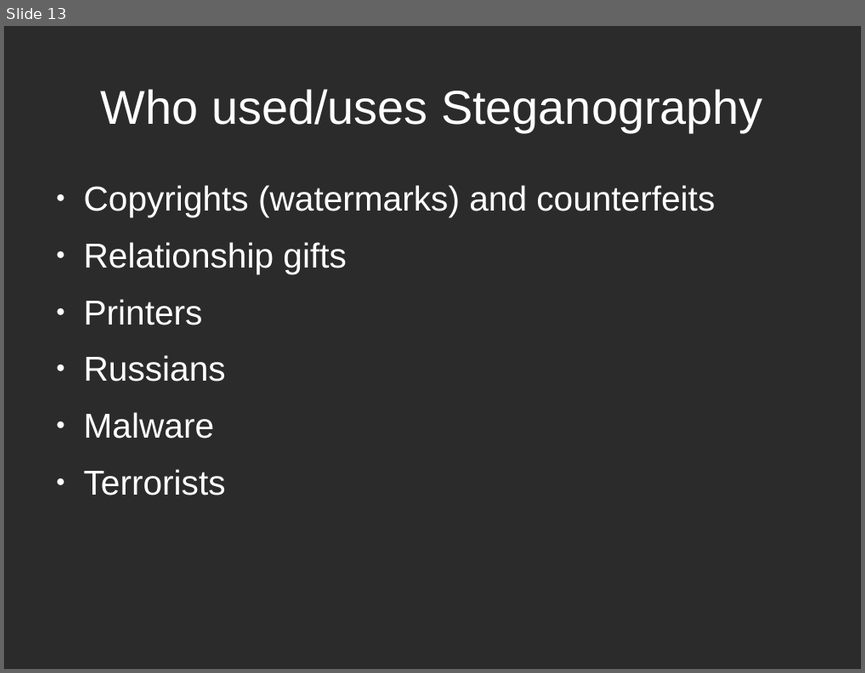
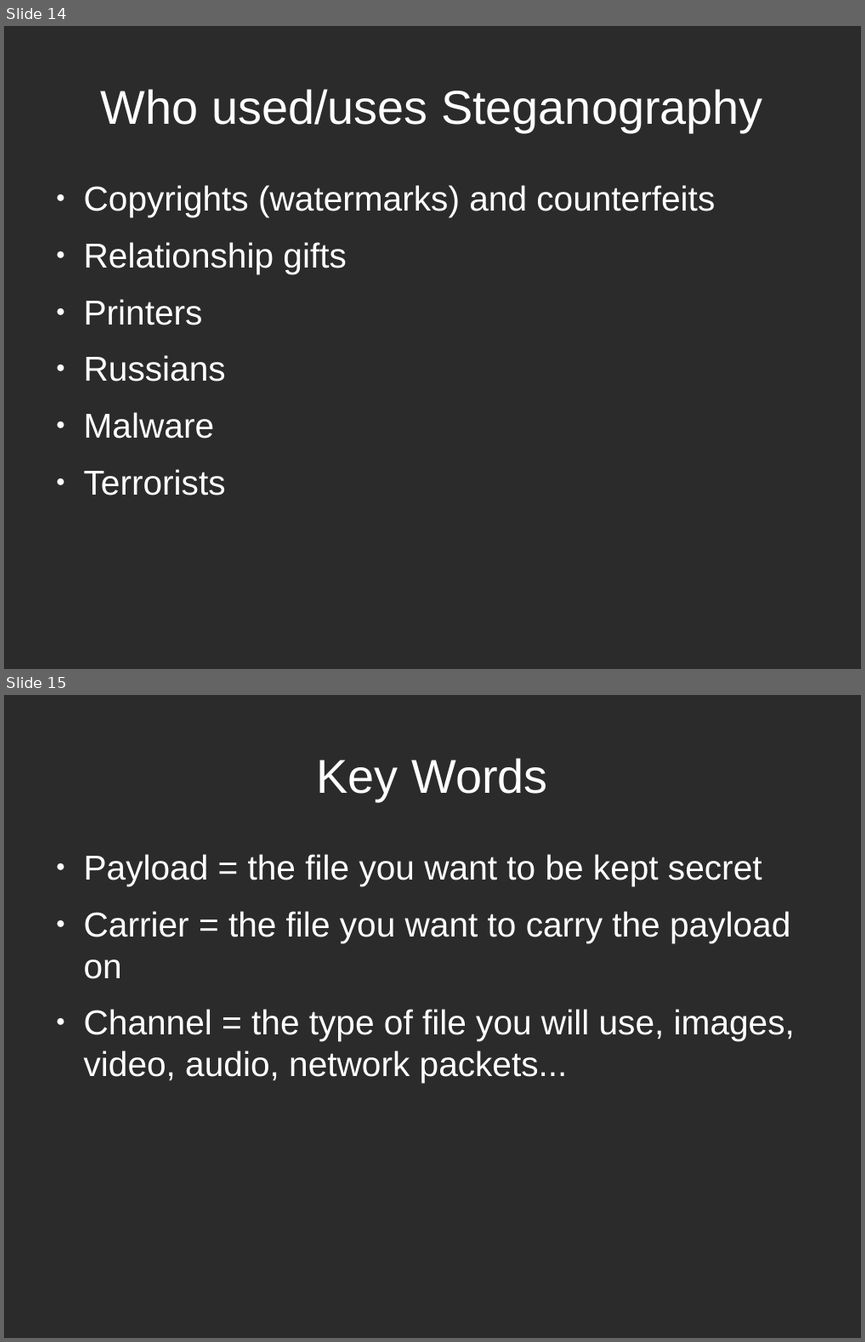
Before and after one commit to david365602/presentations, a slide deck: Presentations/Steganography.odp. Shown one above the other, each under a label of ours: slide 13 before the commit, slides 14 and 15 after it. The pictures are 865x673 and 865x1342 pixels, drawn with LibreOffice and Linux fonts; fonts in the diff are those of the drawing; background and template pictures are left out; a plain dark background stands for a picture behind light text. Boxes give left, top, right and bottom in pixels: in the first picture for what was removed or moved away, otherwise in the second. Text is boxed around its words. In the diff, an @@ line names an element or a change of style, - is before the commit and + after.

```diff
--- a/Presentations/Steganography.odp
+++ b/Presentations/Steganography.odp
@@ slide 15 added at [4, 695, 861, 1338], background picture (left out) @@
@@ title added at [317, 758, 547, 801], 44 pt, text #FFFFFF @@
+Key Words
@@ text added at [84, 854, 794, 1083], 32 pt, text #FFFFFF @@
+● Payload = the file you want to be kept secret
+● Carrier = the file you want to carry the payload on
+● Channel = the type of file you will use, images, video, audio, network packets...
@@ what was slide 13 is now slide 14 @@
```
Also in this commit, not shown: 2 slides changed, 2 other slides added, 1 slide removed.
